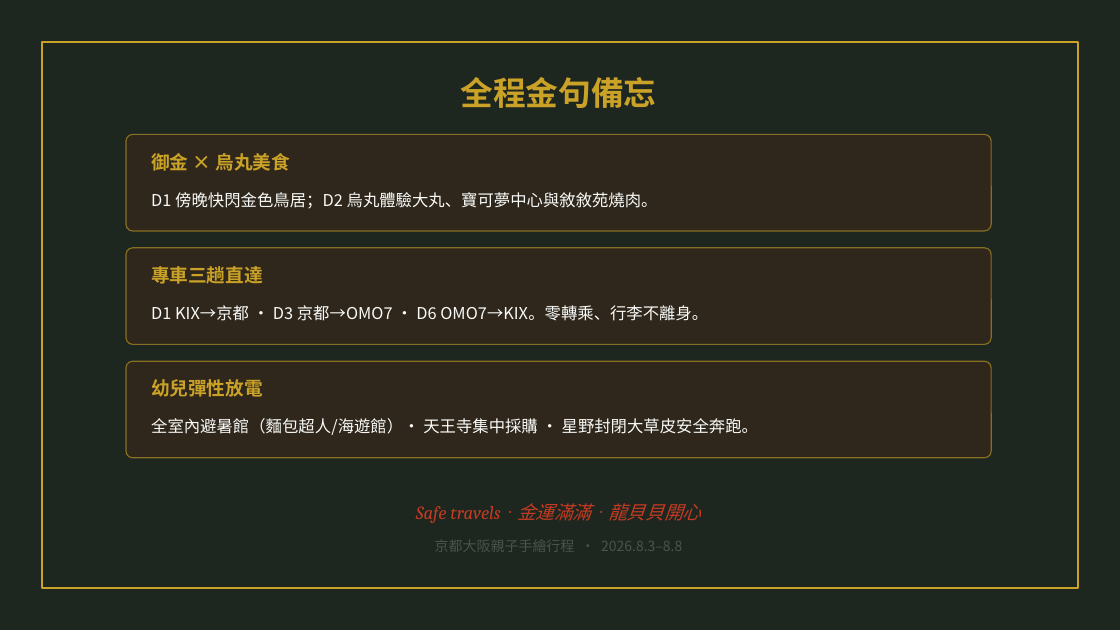
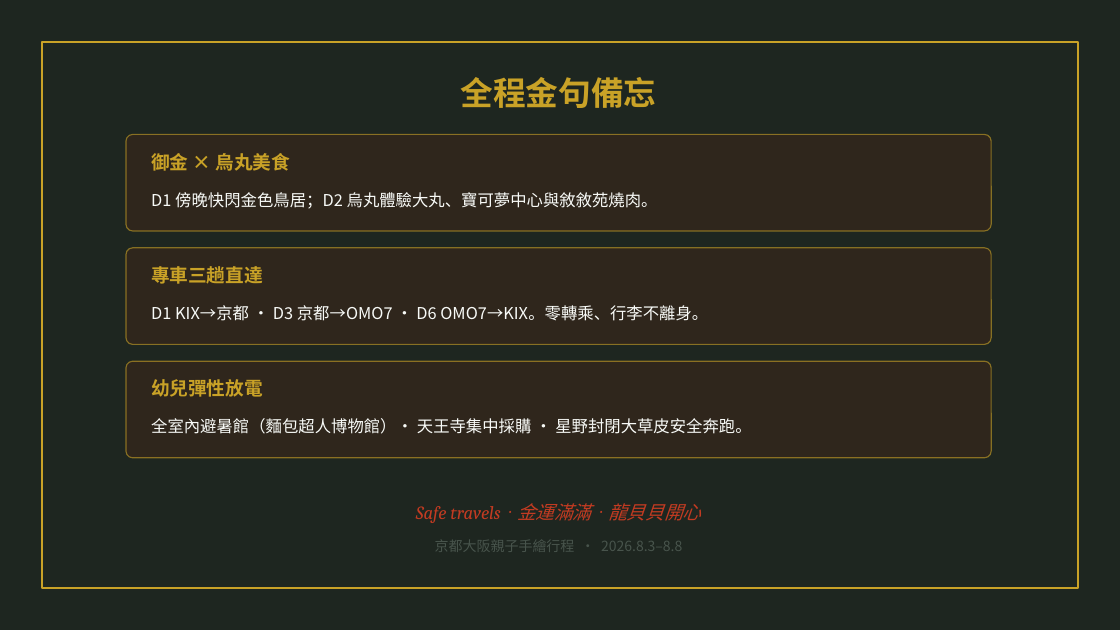
Before and after one commit to maxchan-stack/family-trip-kyoto-osaka-2026, a slide deck: slide 10 of itinerary.pptx. Drawn at 1120x630 pixels with LibreOffice and Linux fonts; fonts in the diff are those of the drawing. Boxes give left, top, right and bottom in pixels: in the first picture for what was removed or moved away, otherwise in the second. Text is boxed around its words. In the diff, an @@ line names an element or a change of style, - is before the commit and + after.

Commit message:
refactor: 移除天保山海遊館景點與更新D5行程

```diff
--- a/itinerary.pptx
+++ b/itinerary.pptx
@@ text at <box>151,418,751,434</box>: text changed @@
-全室內避暑館（麵包超人/海遊館）· 天王寺集中採購 · 星野封閉大草皮安全奔跑。
+全室內避暑館（麵包超人博物館）· 天王寺集中採購 · 星野封閉大草皮安全奔跑。
```
Also in this commit, not shown: 2 other slides changed, 3 other files.
